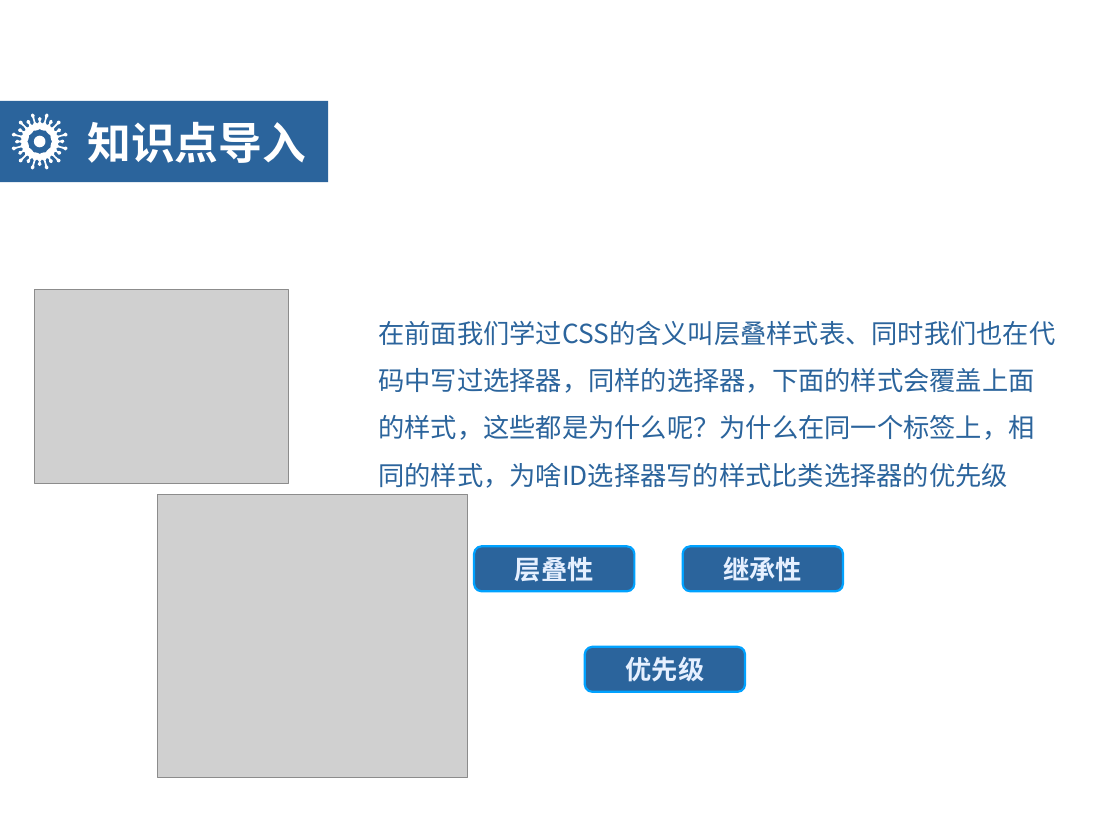
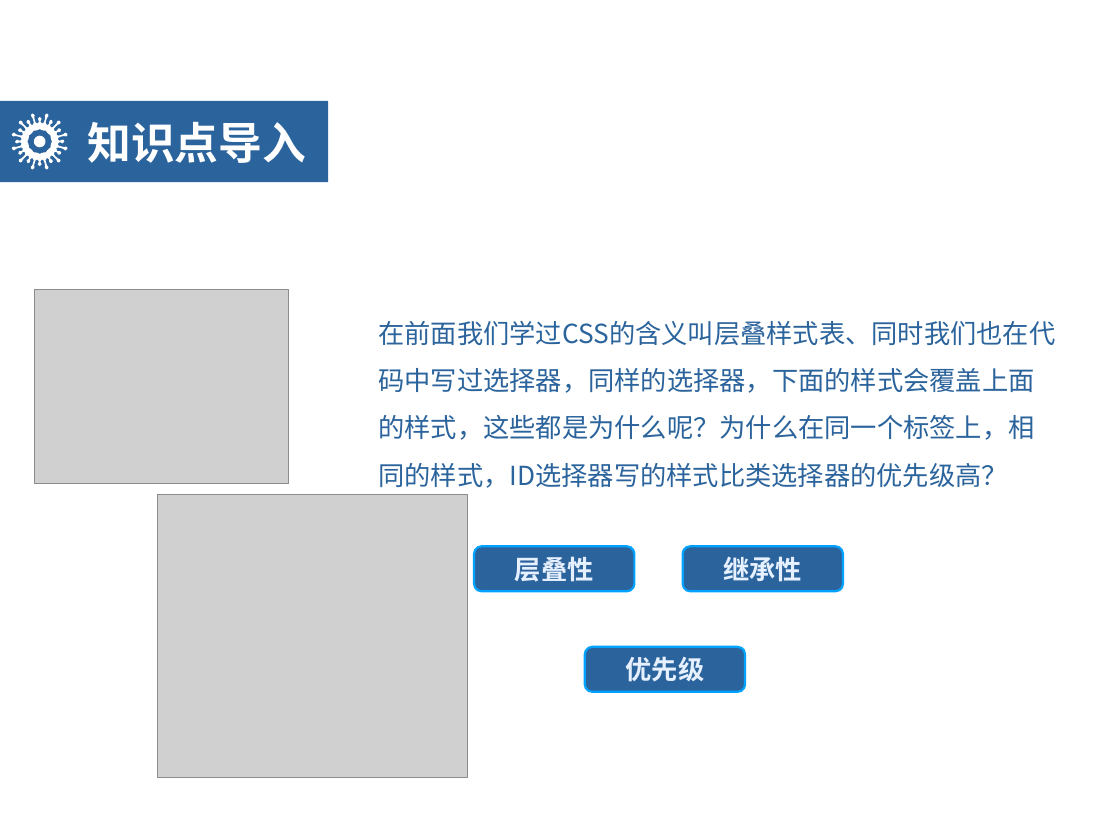
Before and after one commit to Ischenchenya/HTMLandCSSCourse, a slide deck: slide 4 of day05-CSS3/teach/day05-HTML5CSS3.pptx. Drawn at 1120x840 pixels with LibreOffice and Linux fonts; fonts in the diff are those of the drawing; grey boxes stand for pictures; background and template pictures are left out. Boxes give left, top, right and bottom in pixels: in the first picture for what was removed or moved away, otherwise in the second. Text is boxed around its words. In the diff, an @@ line names an element or a change of style, - is before the commit and + after.

```diff
--- a/day05-CSS3/teach/day05-HTML5CSS3.pptx
+++ b/day05-CSS3/teach/day05-HTML5CSS3.pptx
@@ text at (378, 321, 1055, 488): text changed @@
-在前面我们学过CSS的含义叫层叠样式表、同时我们也在代码中写过选择器，同样的选择器，下面的样式会覆盖上面的样式，这些都是为什么呢？为什么在同一个标签上，相同的样式，为啥ID选择器写的样式比类选择器的优先级高？
+在前面我们学过CSS的含义叫层叠样式表、同时我们也在代码中写过选择器，同样的选择器，下面的样式会覆盖上面的样式，这些都是为什么呢？为什么在同一个标签上，相同的样式，ID选择器写的样式比类选择器的优先级高？
```
Also in this commit, not shown: 7 other slides changed, 1 slide removed, 16 other files.
